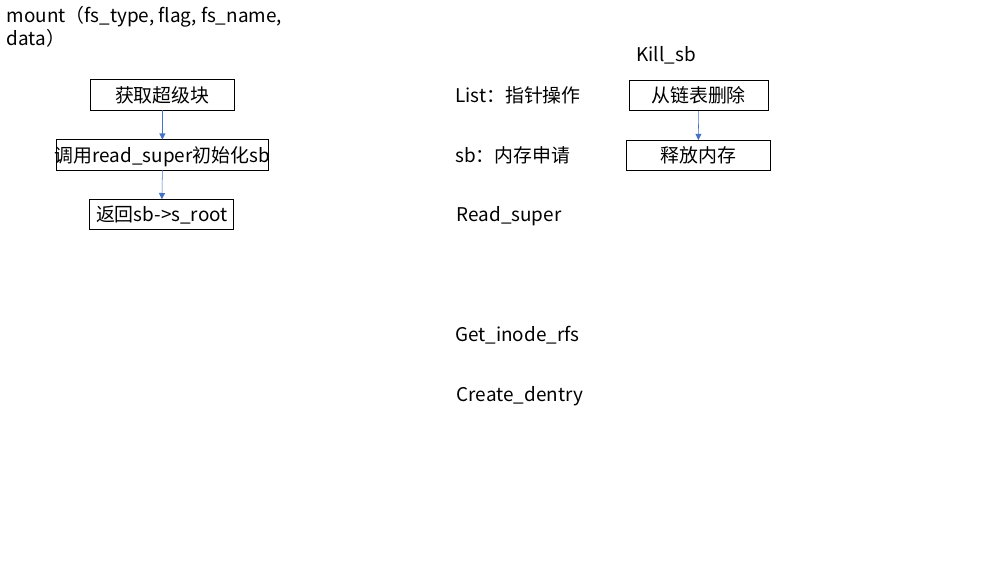
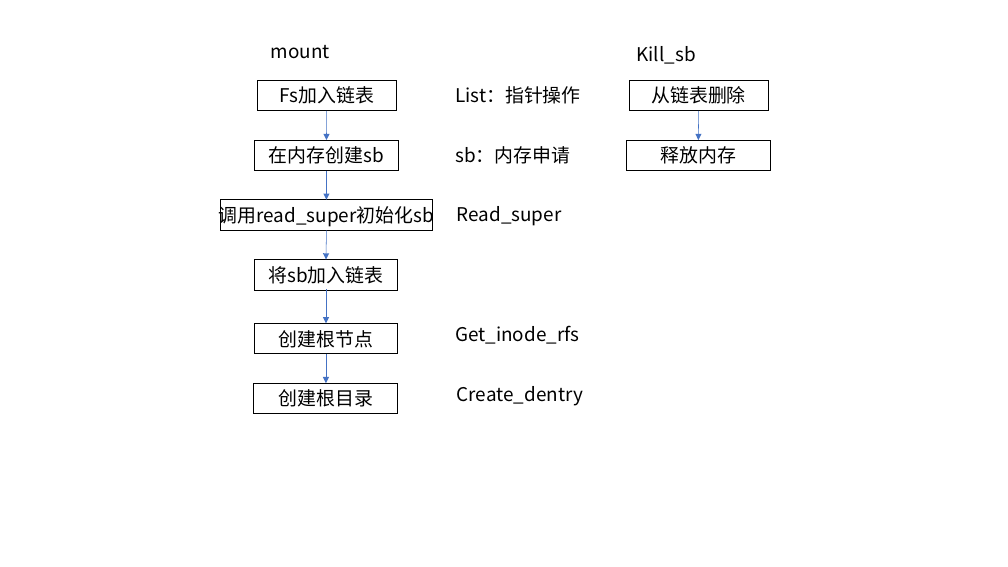
Before and after one commit to wei-coder/walnut, a slide deck: slide 3 of doc/fs.pptx. Drawn at 1008x567 pixels with LibreOffice and Linux fonts; fonts in the diff are those of the drawing. Boxes give left, top, right and bottom in pixels: in the first picture for what was removed or moved away, otherwise in the second. Text is boxed around its words. In the diff, an @@ line names an element or a change of style, - is before the commit and + after.

```diff
--- a/doc/fs.pptx
+++ b/doc/fs.pptx
@@ text at [271, 45, 330, 59]: text changed @@
-mount（fs_type, flag, fs_name, data）
+mount
@@ rectangle removed at [91, 80, 234, 110] @@
-获取超级块
@@ rectangle added at [257, 80, 396, 110], fill #FFFFFF, outline #000000 0.75 pt, 18 pt, text #000000 @@
+Fs加入链表
@@ arrow added from (327, 111) to (327, 140), #4472C4 0.5 pt @@
@@ rectangle added at [255, 140, 399, 170], fill #FFFFFF, outline #000000 0.75 pt, 18 pt, text #000000 @@
+在内存创建sb
@@ 2 arrows, 1 rectangle: place and size @@
-2 arrows, 1 rectangle at [56, 110, 268, 200]
+2 arrows, 1 rectangle at [220, 171, 433, 259]
@@ rectangle removed at [90, 200, 234, 230] @@
-返回sb->s_root
@@ rectangle added at [254, 259, 398, 290], fill #FFFFFF, outline #000000 0.75 pt, 18 pt, text #000000 @@
+将sb加入链表
@@ arrow added from (326, 289) to (326, 324), #4472C4 0.5 pt @@
@@ rectangle added at [254, 324, 398, 354], fill #FFFFFF, outline #000000 0.75 pt, 18 pt, text #000000 @@
+创建根节点
@@ elbow arrow added from (326, 354) to (326, 383), #4472C4 0.5 pt @@
@@ rectangle added at [254, 383, 398, 414], fill #FFFFFF, outline #000000 0.75 pt, 18 pt, text #000000 @@
+创建根目录
```
Also in this commit, not shown: 2 other slides changed, 1 slide added, 5 other files.
